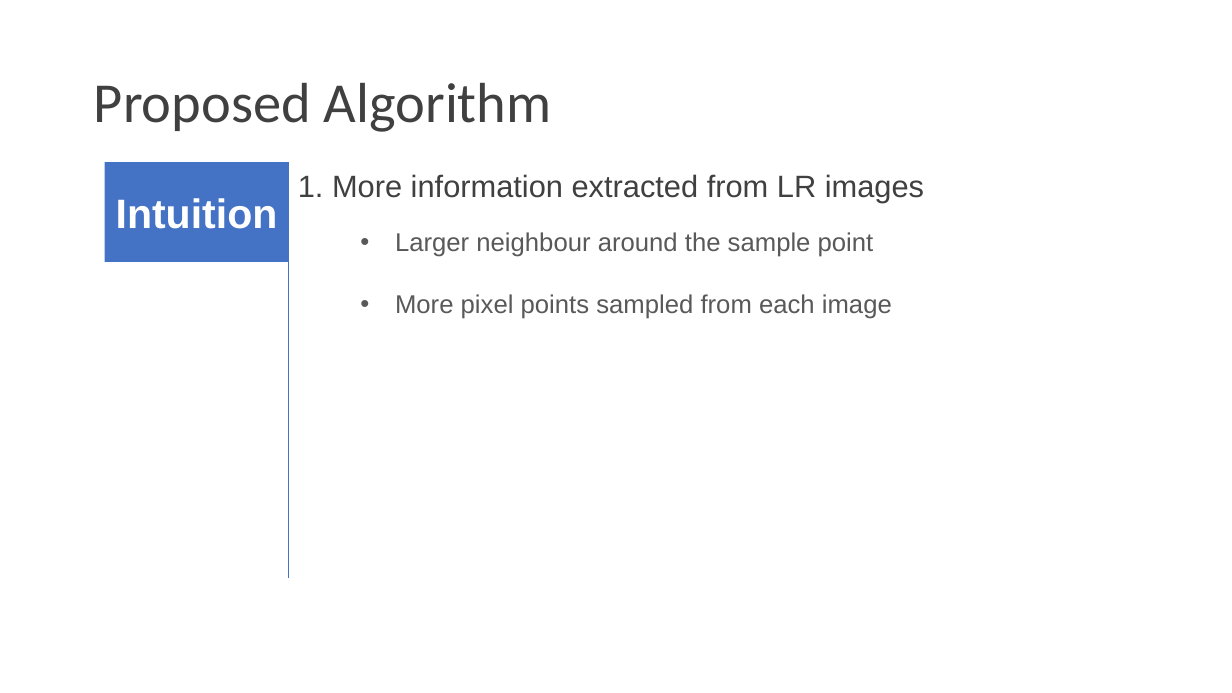
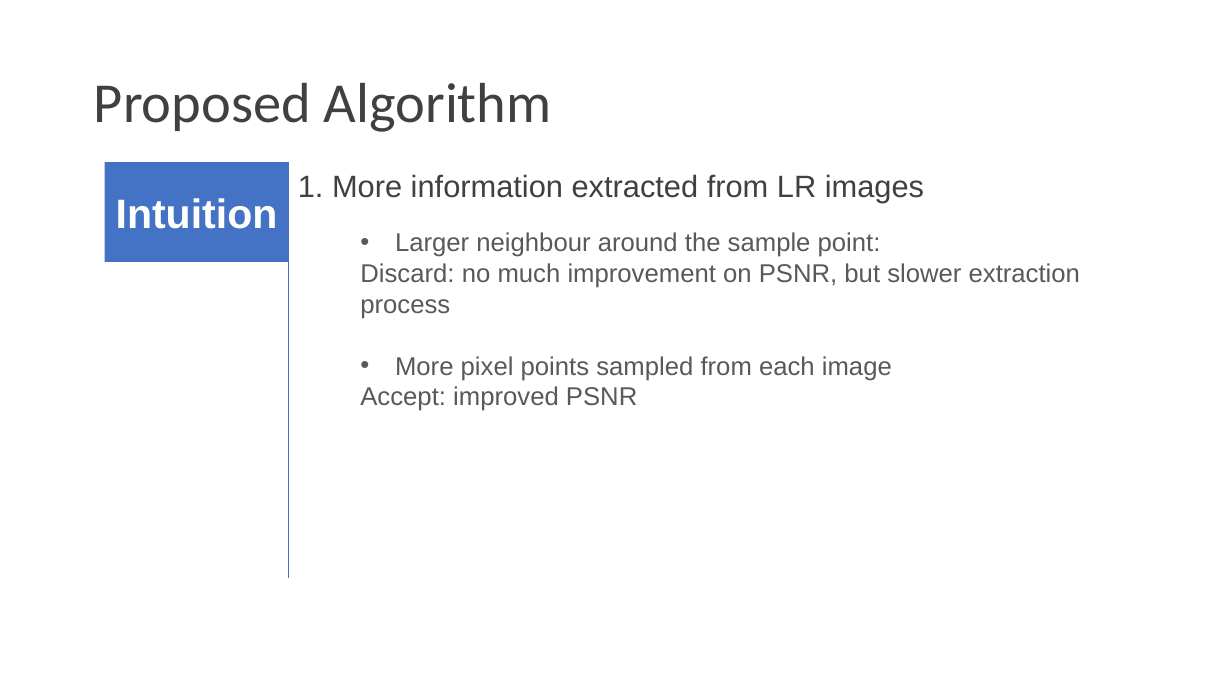
Before and after one commit to TZstatsADS/Fall2018-Proj3-Sec2-grp9, a slide deck: slide 3 of doc/Group9Pre.pptx. Drawn at 1232x693 pixels with LibreOffice and Linux fonts; fonts in the diff are those of the drawing. Boxes give left, top, right and bottom in pixels: in the first picture for what was removed or moved away, otherwise in the second. Text is boxed around its words. In the diff, an @@ line names an element or a change of style, - is before the commit and + after.

```diff
--- a/doc/Group9Pre.pptx
+++ b/doc/Group9Pre.pptx
@@ text at (360, 232, 1080, 319): text changed @@
-• Larger neighbour around the sample point
+• Larger neighbour around the sample point:
+Discard: no much improvement on PSNR, but slower extraction process
@@ text at (360, 386, 637, 411): paragraph added @@
+Accept: improved PSNR
```
Also in this commit, not shown: 3 other slides changed, 1 slide removed.
